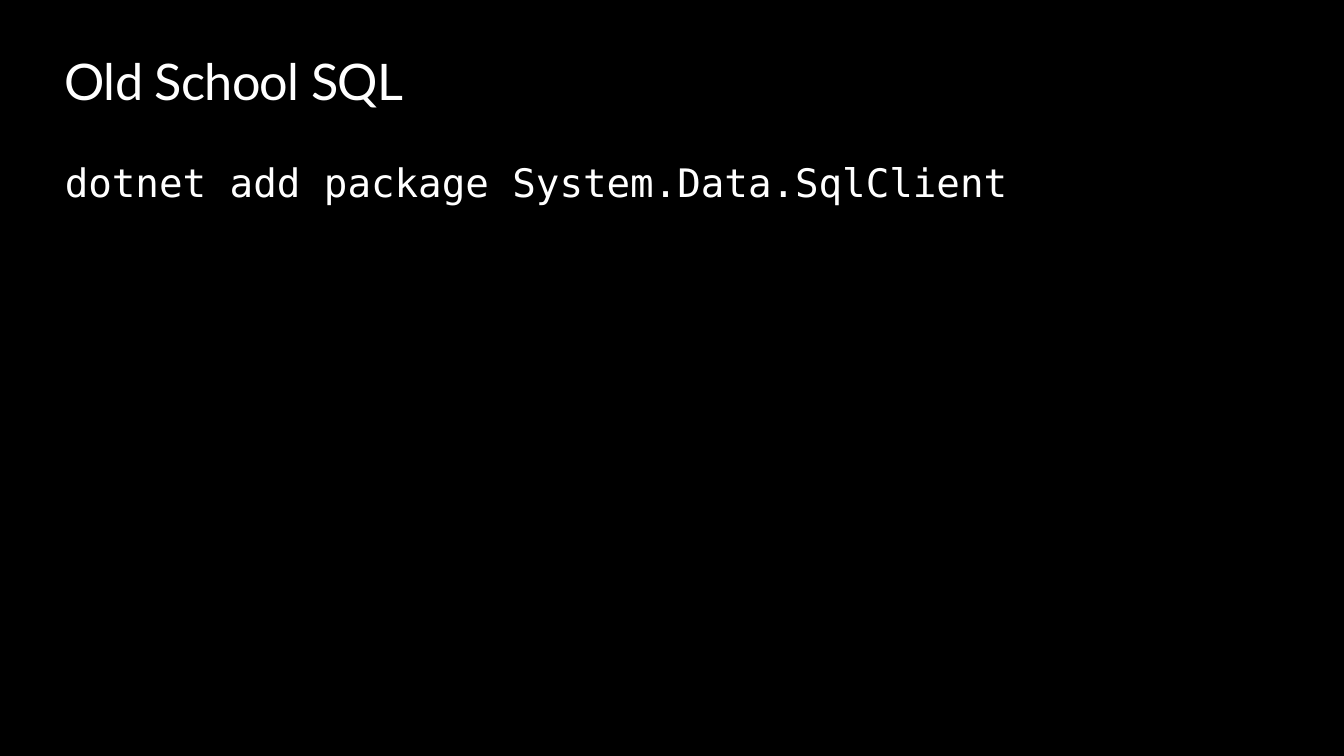
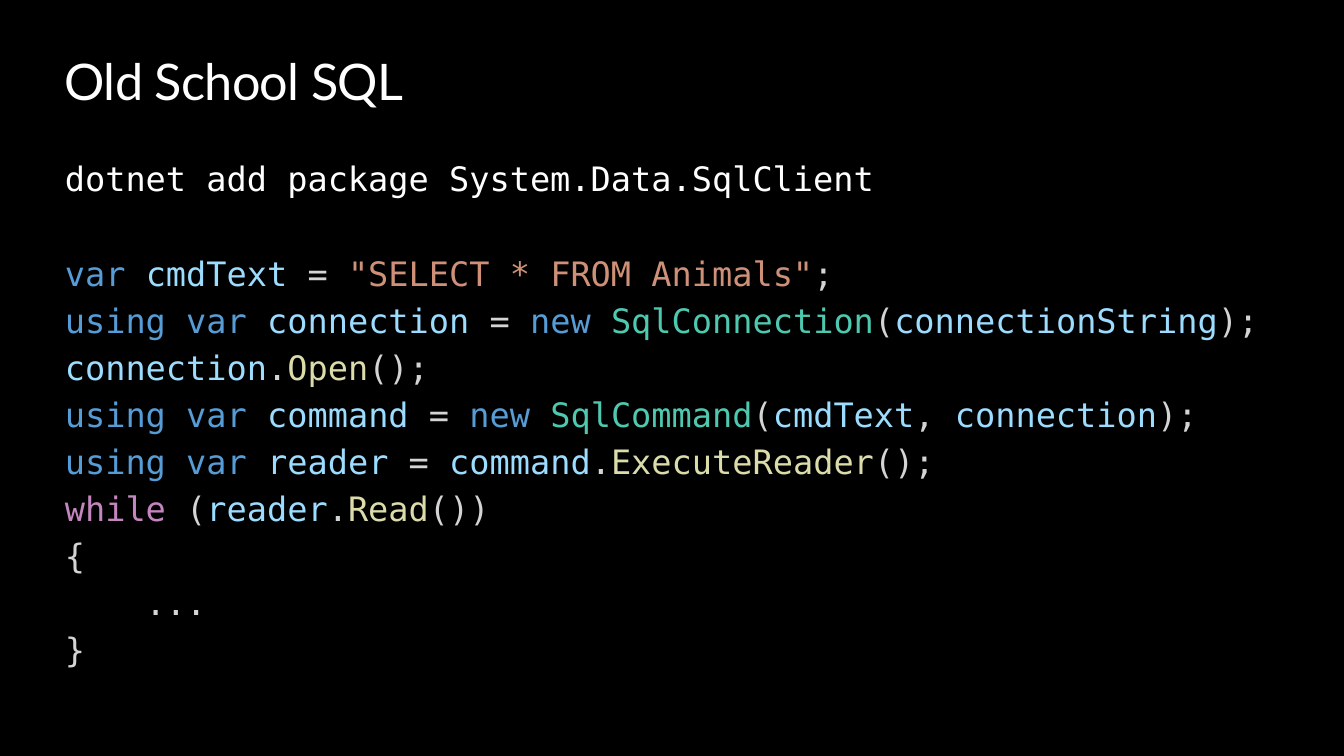
Before and after one commit to ondfisk/BDSA2020, a slide deck: slide 13 of Slides/Lecture04 - Data Access and Entity Framework Core.pptx. Drawn at 1344x756 pixels with LibreOffice and Linux fonts; fonts in the diff are those of the drawing; background and template pictures are left out. Boxes give left, top, right and bottom in pixels: in the first picture for what was removed or moved away, otherwise in the second. Text is boxed around its words. In the diff, an @@ line names an element or a change of style, - is before the commit and + after.

```diff
--- a/Slides/Lecture04 - Data Access and Entity Framework Core.pptx
+++ b/Slides/Lecture04 - Data Access and Entity Framework Core.pptx
@@ text at [65, 165, 874, 199]: size 28 to 24 pt in "dotnet add package System.Data.SqlClient" @@
@@ text at [65, 260, 1258, 526]: paragraphs added @@
+var cmdText = "SELECT * FROM Animals";
+using var connection = new SqlConnection(connectionString);
+connection.Open();
+using var command = new SqlCommand(cmdText, connection);
+using var reader = command.ExecuteReader();
+while (reader.Read())
+{
+...
+}
```
Also in this commit, not shown: 2 other slides changed, 9 other files.
